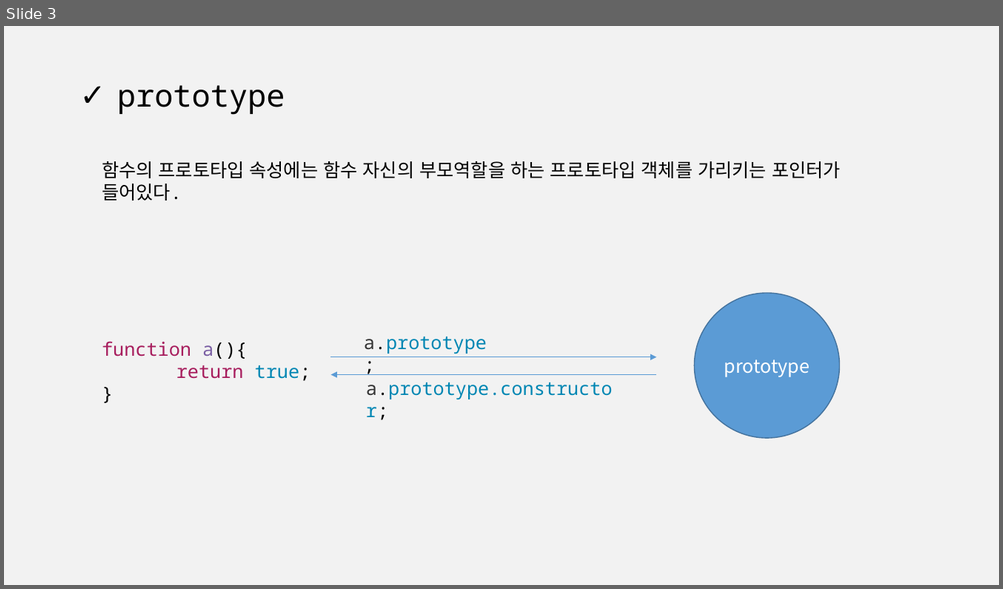
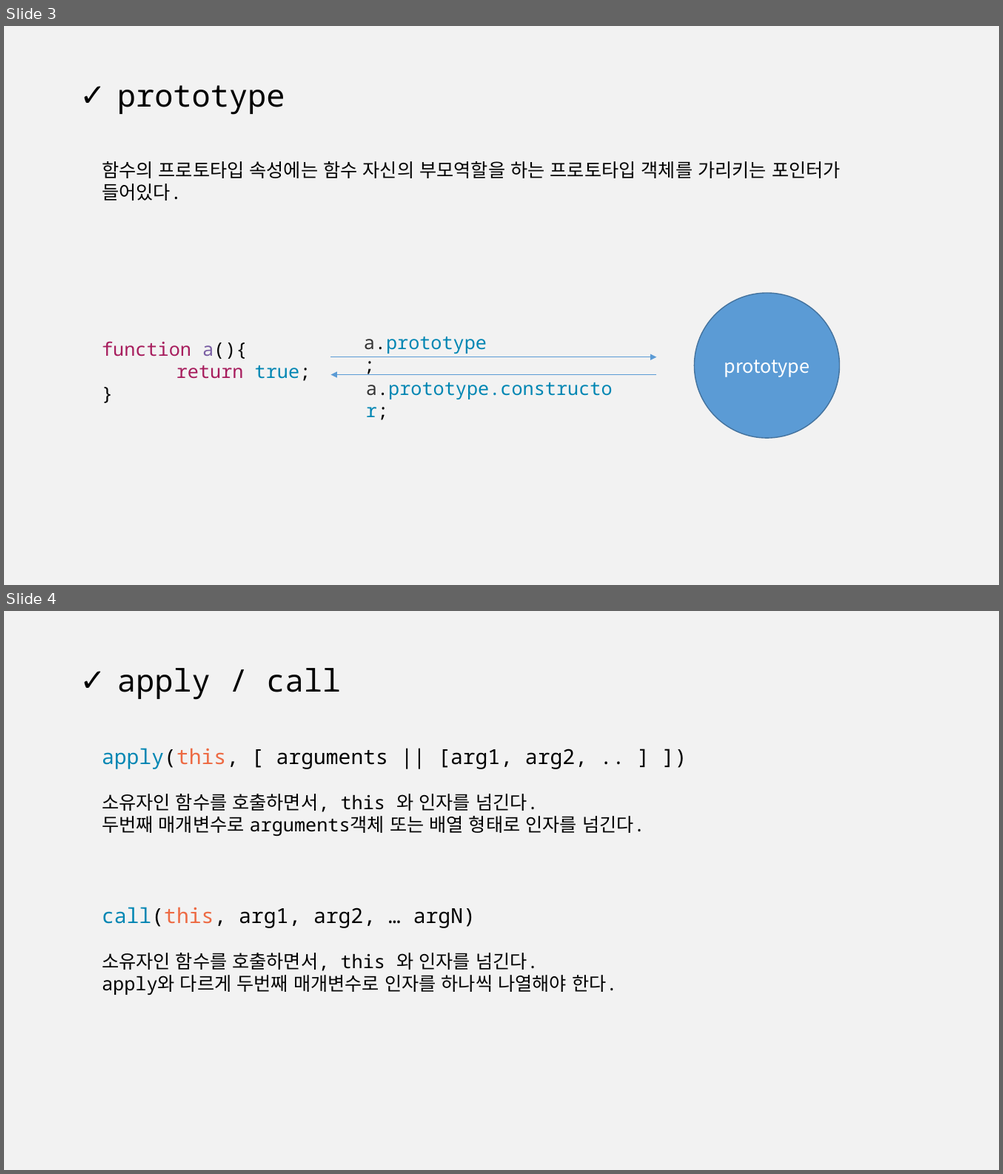
Before and after one commit to c11g/javascriptShare, a slide deck: 15_자바스크립트의이해_function.pptx. Shown one above the other, each under a label of ours: slide 3 before the commit, slides 3 and 4 after it. The pictures are 1003x589 and 1003x1174 pixels, drawn with LibreOffice and Linux fonts; fonts in the diff are those of the drawing. Boxes give left, top, right and bottom in pixels: in the first picture for what was removed or moved away, otherwise in the second. Text is boxed around its words. In the diff, an @@ line names an element or a change of style, - is before the commit and + after.

```diff
--- a/15_자바스크립트의이해_function.pptx
+++ b/15_자바스크립트의이해_function.pptx
@@ slide 4 added at <box>4,611,999,1170</box>, background #F2F2F2 @@
@@ title added at <box>117,668,341,700</box>, 30 pt, text #000000 @@
+✓ apply / call
@@ text added at <box>102,748,645,995</box>, 18 pt, text #000000 @@
+apply(this, [ arguments || [arg1, arg2, .. ] ])
+소유자인 함수를 호출하면서, this 와 인자를 넘긴다.
+두번째 매개변수로 arguments객체 또는 배열 형태로 인자를 넘긴다.
+call(this, arg1, arg2, … argN)
+소유자인 함수를 호출하면서, this 와 인자를 넘긴다.
+apply와 다르게 두번째 매개변수로 인자를 하나씩 나열해야 한다.
```
Also in this commit, not shown: 2 slides changed, 2 other slides added, 2 other files.
